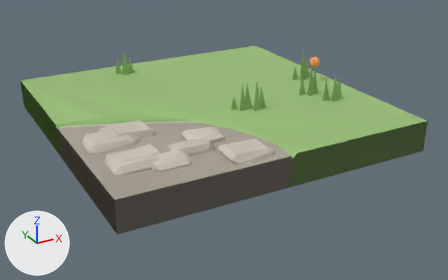
Renders of the glTF model packages/client/public/assets/kits/common/terrain.cobble.outer.glb from each side of a commit.
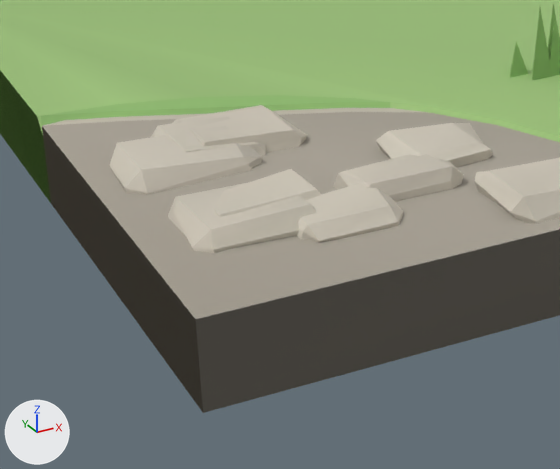
Each version is shown whole from a 50 mm camera at (-0.391, -1.242, 0.807) aimed at (0.524, 0.421, -0.024), then close up on the part from 9% to 56% of the width and 29% to 91% of the height. Lighting does not change. The marker at lower left points along +X, +Y and +Z. The last two pictures show the newer version. Where no turn or scale is listed for an object, it has been applied to the vertices. Vertices at exactly the same position are counted once.

The first close-up shows 'terrain.cobble.outer.v0.mesh', 'terrain.cobble.outer.v1.mesh', 'terrain.cobble.outer.v2.mesh'.
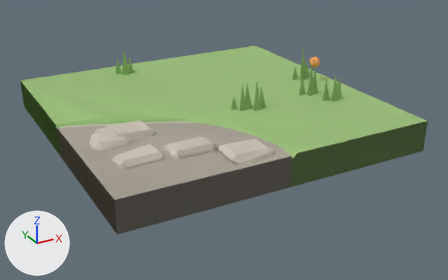
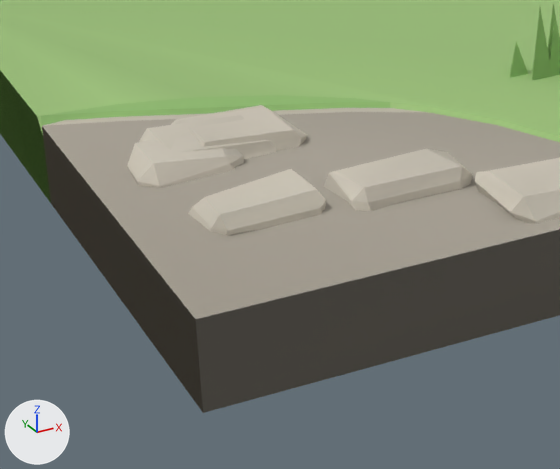
What differs and where, as boxes [x1, y1, x2, y2] in the close-ups (560 x 469 px; the box of a moved part takes in the faces that stretch with it):
part 1 of me_terrain_cobble_outer_v0_mesh, deleted
    before: [297, 183, 403, 242]
part 2 of me_terrain_cobble_outer_v0_mesh, deleted
    before: [376, 123, 493, 168]
part 3 of me_terrain_cobble_outer_v0_mesh, moved or reshaped
    before: [109, 126, 262, 194]
    after: [127, 135, 244, 188]
part 4 of me_terrain_cobble_outer_v1_mesh, deleted
    before: [168, 183, 316, 253]
part 5 of me_terrain_cobble_outer_v1_mesh, moved or reshaped
    before: [151, 117, 463, 202]
    after: [139, 115, 473, 211]

The change, as a diff of the scene's bpy script:
```diff
--- a/packages/client/public/assets/kits/common/terrain.cobble.outer.glb.py
+++ b/packages/client/public/assets/kits/common/terrain.cobble.outer.glb.py
@@ me_terrain_cobble_outer_v0_mesh @@
 # verts and faces of me_terrain_cobble_outer_v0_mesh; kept vertices keep their numbers, new ones are numbered from 156
-me_terrain_cobble_outer_v0_mesh.from_pydata(...)  # 156 vertices, 284 faces; spans x -0.5..0.5, y -0.5..0.5, z -0.101..0.101
+me_terrain_cobble_outer_v0_mesh.from_pydata(...)  # 108 vertices, 196 faces; spans x -0.5..0.5, y -0.5..0.5, z -0.101..0.101
+# me_terrain_cobble_outer_v0_mesh part 1: the loose piece of 24 vertices spanning x -0.367..-0.246, y -0.419..-0.336, z -0.03..0.013 is deleted
+# me_terrain_cobble_outer_v0_mesh part 2: the loose piece of 24 vertices spanning x -0.209..-0.094, y -0.326..-0.232, z -0.029..0.018 is deleted
+# me_terrain_cobble_outer_v0_mesh part 3
+for i in [84, 86, 88]: verts[i] += (0.016, 0.01, 0.0)
+for i in [90, 91, 92, 94]: verts[i] += (0.016, -0.01, 0.0)
+for i in [96, 99, 101]: verts[i] += (-0.016, 0.01, 0.0)
+for i in [102, 103, 104, 107]: verts[i] += (-0.016, -0.01, 0.0)
+verts[85] = (-0.439, -0.219, -0.011)  # moved
+verts[89] = (-0.456, -0.205, -0.001)  # moved, pixel (137, 181)
+verts[87] = (-0.439, -0.222, -0.004)  # moved, pixel (159, 186)
+verts[93] = (-0.439, -0.145, 0.015)  # moved, pixel (134, 143)
+verts[95] = (-0.451, -0.154, -0.004)  # moved, pixel (127, 165)
+verts[97] = (-0.343, -0.205, -0.016)  # moved
+verts[100] = (-0.36, -0.211, 0.0)  # moved, pixel (229, 164)
+verts[98] = (-0.35, -0.221, -0.012)  # moved
+verts[105] = (-0.354, -0.153, 0.014)  # moved, pixel (214, 131)
+verts[106] = (-0.342, -0.146, -0.001)  # moved
 me_terrain_cobble_outer_v0_mesh.materials.append(mat_hv_common_atlas)
@@ me_terrain_cobble_outer_v1_mesh @@
-me_terrain_cobble_outer_v1_mesh.from_pydata(...)  # 156 vertices, 280 faces; spans x -0.5..0.5, y -0.5..0.5, z -0.096..0.096
+me_terrain_cobble_outer_v1_mesh.from_pydata(...)  # 132 vertices, 236 faces; spans x -0.5..0.5, y -0.5..0.5, z -0.096..0.096
+# me_terrain_cobble_outer_v1_mesh part 4: the loose piece of 24 vertices spanning x -0.458..-0.321, y -0.394..-0.276, z -0.026..0.021 is deleted
+# me_terrain_cobble_outer_v1_mesh part 5
+# 6 vertices in x -0.321..-0.31, y -0.201..-0.187, z -0.017..0.012 move by (0.013, 0.002, 0.0)
+# 6 vertices in x -0.323..-0.302, y -0.114..-0.102, z -0.021..0.015 move by (0.013, -0.002, 0.0)
+# 5 vertices in x -0.416..-0.406, y -0.205..-0.19, z -0.02..0.008 move by (-0.013, 0.002, 0.0)
+# 5 vertices in x -0.421..-0.399, y -0.117..-0.1, z -0.023..0.021 move by (-0.013, -0.002, 0.0)
+# 4 vertices in x -0.28..-0.264, y -0.373..-0.357, z -0.007..0.008 move by (-0.008, -0.004, 0.0)
+# 4 vertices in x -0.181..-0.162, y -0.368..-0.359, z -0.027..0.008 move by (0.008, -0.005, 0.0)
+# 18 vertices move from x -0.412..-0.159, y -0.364..-0.114, z -0.024..0.022 to x -0.424..-0.151, y -0.368..-0.116, z -0.024..0.022
 me_terrain_cobble_outer_v1_mesh.materials.append(mat_hv_common_atlas)
```
